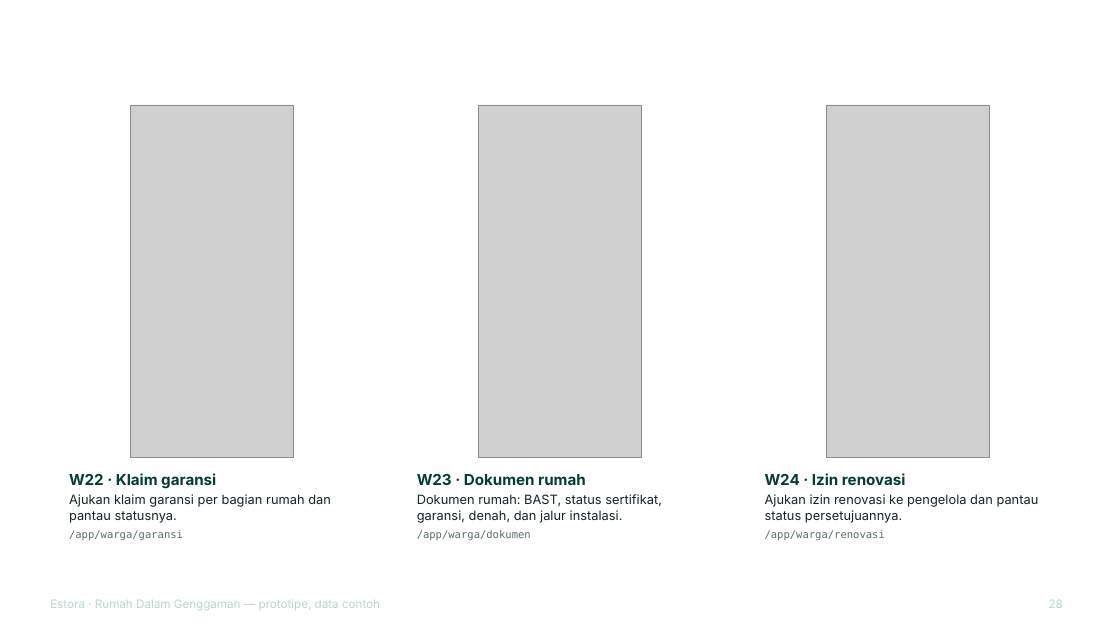
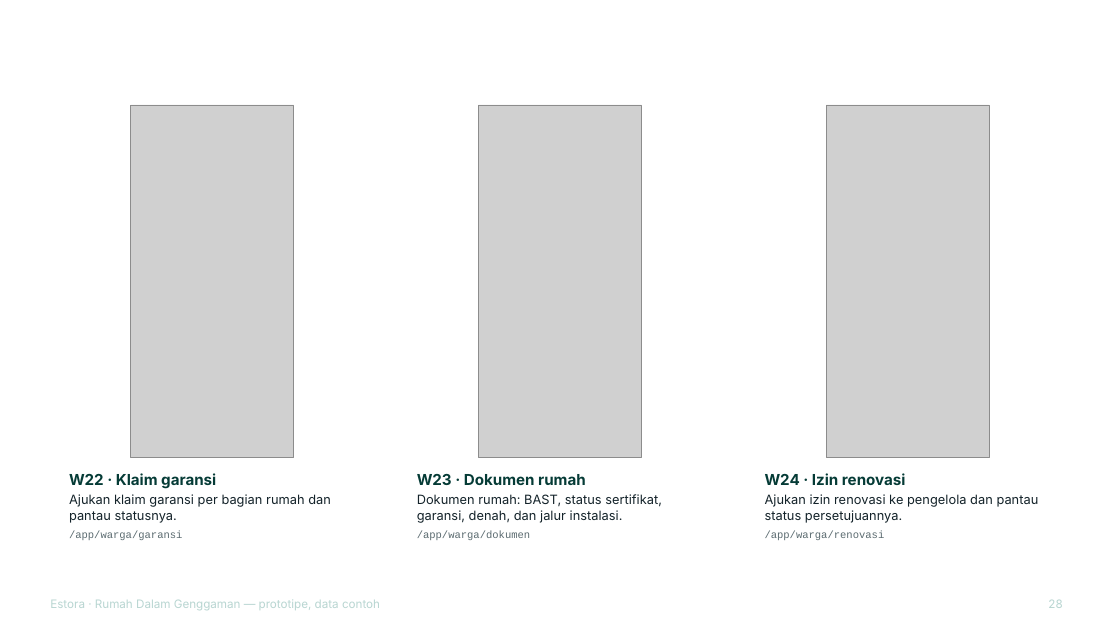
Before and after one commit to pandeyoga/dadada, a slide deck: slide 28 of reports/Estora pitch deck + lampiran prototipe.pptx. Drawn at 1120x630 pixels with LibreOffice and Linux fonts; fonts in the diff are those of the drawing; grey boxes stand for pictures; background and template pictures are left out. Boxes give left, top, right and bottom in pixels: in the first picture for what was removed or moved away, otherwise in the second. Text is boxed around its words. In the diff, an @@ line names an element or a change of style, - is before the commit and + after.

```diff
--- a/reports/Estora pitch deck + lampiran prototipe.pptx
+++ b/reports/Estora pitch deck + lampiran prototipe.pptx
@@ text at bbox=[69, 530, 183, 540]: font DejaVu Sans Mono to Courier New in "/app/warga/garansi" @@
@@ text at bbox=[417, 530, 531, 540]: font DejaVu Sans Mono to Courier New in "/app/warga/dokumen" @@
@@ text at bbox=[765, 530, 885, 540]: font DejaVu Sans Mono to Courier New in "/app/warga/renovasi" @@
```
Also in this commit, not shown: 32 other slides changed, 3 other files.
